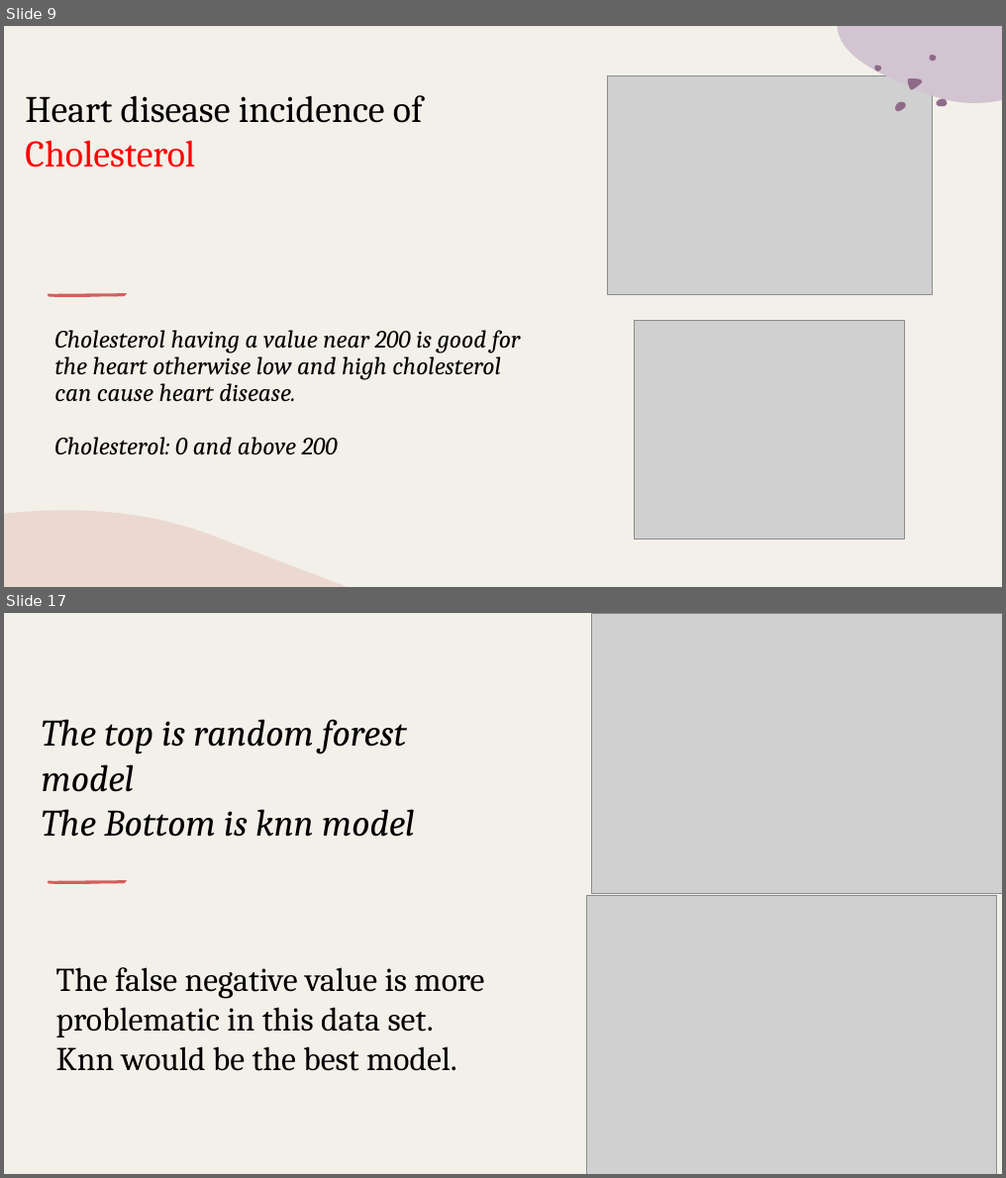
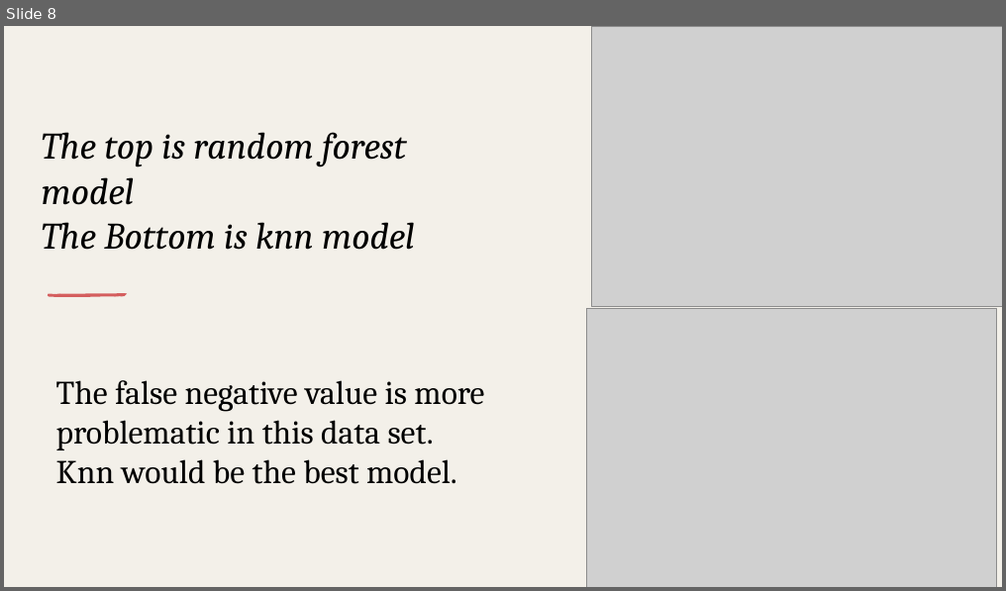
Before and after one commit to pingli10/part-2-project-5, a slide deck: Presentation1.pptx. Shown one above the other, each under a label of ours: slides 9 and 17 before the commit, slide 8 after it; the slides between them are not shown. The pictures are 1006x1178 and 1006x591 pixels, drawn with LibreOffice and Linux fonts; fonts in the diff are those of the drawing; grey boxes stand for pictures. Boxes give left, top, right and bottom in pixels: in the first picture for what was removed or moved away, otherwise in the second. Text is boxed around its words. In the diff, an @@ line names an element or a change of style, - is before the commit and + after.

```diff
--- a/Presentation1.pptx
+++ b/Presentation1.pptx
@@ slide 9 removed at (x1=4, y1=26, x2=1002, y2=587), background #F3F0E9; not listed: 2 template elements that a slide beside it also shows @@
@@ freeform shape removed at (x1=4, y1=26, x2=193, y2=115) @@
@@ rectangle removed at (x1=4, y1=26, x2=1002, y2=587) @@
@@ freeform shape removed at (x1=838, y1=26, x2=1002, y2=103) @@
@@ picture removed at (x1=607, y1=76, x2=933, y2=294) @@
@@ group removed at (x1=874, y1=55, x2=947, y2=111): 5 freeform shapes @@
@@ text removed at (x1=25, y1=95, x2=423, y2=168) @@
-Heart disease incidence of Cholesterol
@@ group removed at (x1=48, y1=293, x2=127, y2=297): 5 freeform shapes @@
@@ picture removed at (x1=635, y1=321, x2=905, y2=540) @@
@@ title removed at (x1=54, y1=330, x2=521, y2=455) @@
-Cholesterol having a value near 200 is good for the heart otherwise low and high cholesterol can cause heart disease.
-Cholesterol: 0 and above 200
@@ freeform shape removed at (x1=803, y1=477, x2=1002, y2=587) @@
@@ freeform shape removed at (x1=4, y1=510, x2=347, y2=587) @@
@@ what was slide 17 is now slide 8 @@
```
Also in this commit, not shown: 8 slides changed, 8 other slides removed.
